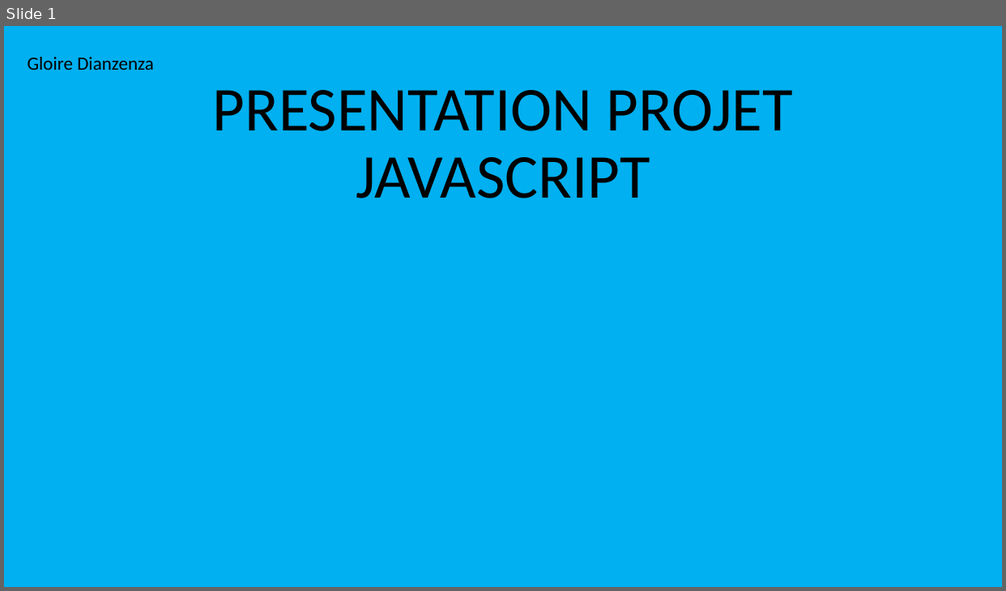
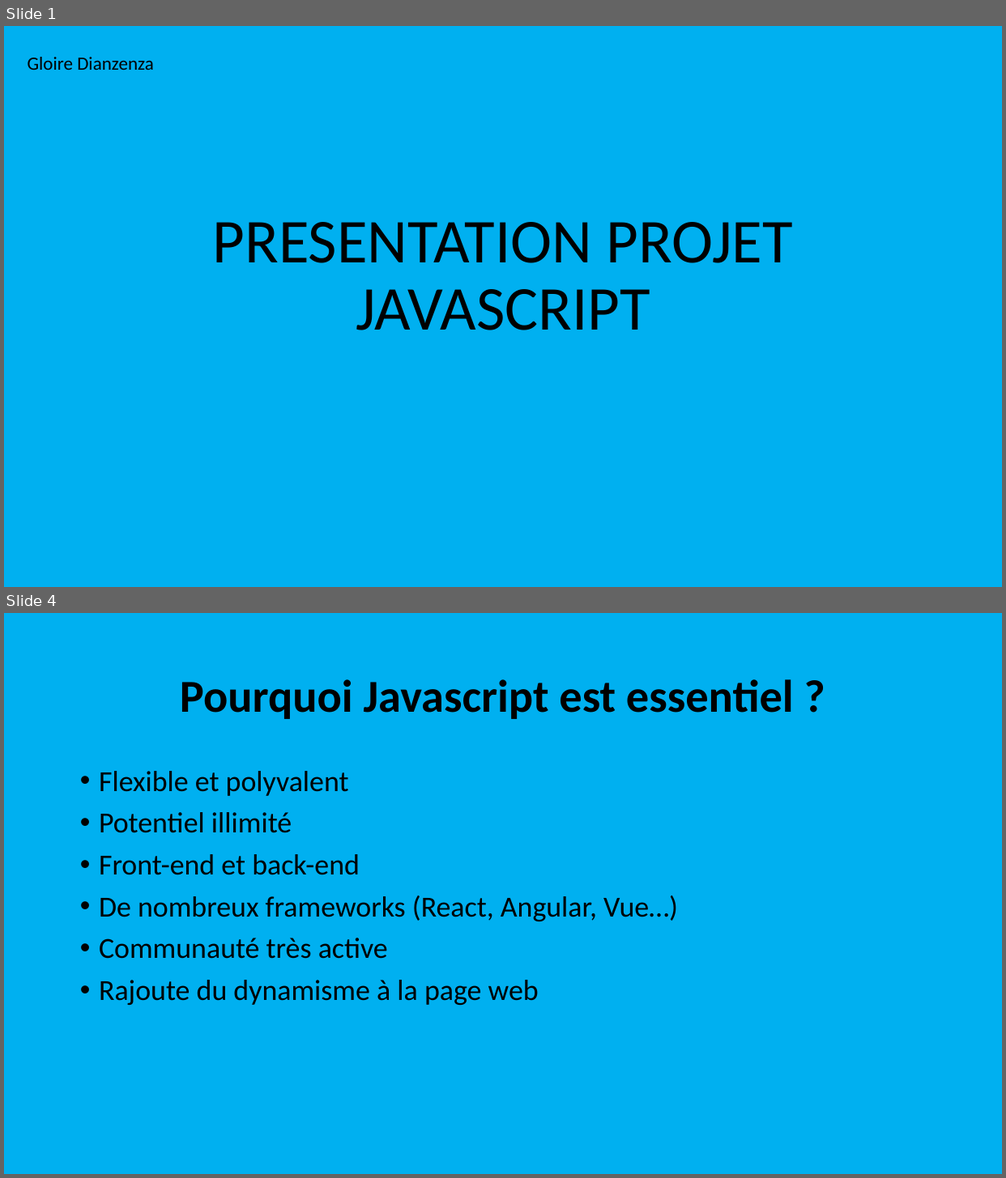
Before and after one commit to GloireDianzenza/ProjetKanap, a slide deck: PRESENTATION PROJET JAVASCRIPT.odp. Shown one above the other, each under a label of ours: slide 1 before the commit, slides 1 and 4 after it; the slides between them are not shown. The pictures are 1006x591 and 1006x1178 pixels, drawn with LibreOffice and Linux fonts; fonts in the diff are those of the drawing. Boxes give left, top, right and bottom in pixels: in the first picture for what was removed or moved away, otherwise in the second. Text is boxed around its words. In the diff, an @@ line names an element or a change of style, - is before the commit and + after.

```diff
--- a/PRESENTATION PROJET JAVASCRIPT.odp
+++ b/PRESENTATION PROJET JAVASCRIPT.odp
@@ slide 4 added at box(4, 613, 1002, 1174), background #00B0F0 @@
@@ title added at box(180, 679, 794, 719), 44 pt, text #000000, bold @@
+Pourquoi Javascript est essentiel ?
@@ text added at box(99, 771, 678, 1005), 28 pt, text #000000 @@
+• Flexible et polyvalent
+• Potentiel illimité
+• Front-end et back-end
+• De nombreux frameworks (React, Angular, Vue…)
+• Communauté très active
+• Rajoute du dynamisme à la page web
@@ slide 1 changed as well @@
@@ title "PRESENTATION PROJET JAVASCRIPT": place and size @@
-title "PRESENTATION PROJET JAVASCRIPT" at box(213, 90, 792, 199)
+title "PRESENTATION PROJET JAVASCRIPT" at box(213, 222, 792, 331)
```
Also in this commit, not shown: 2 other slides added.
